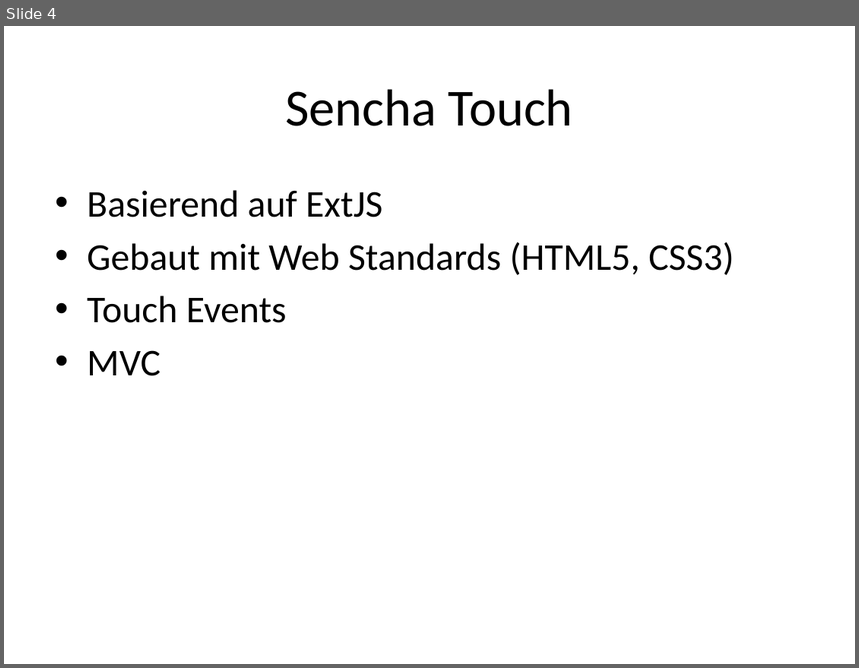
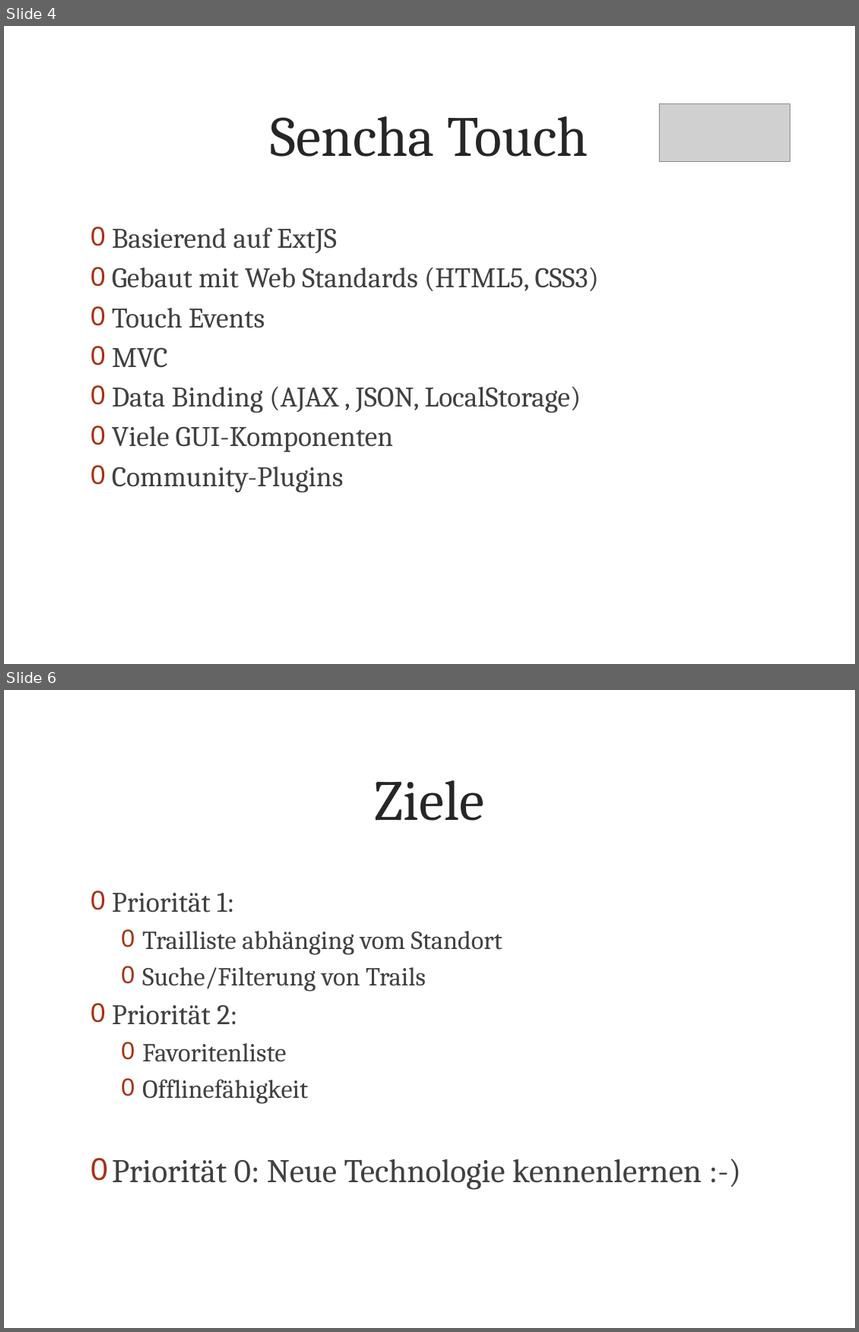
Before and after one commit to metaodi/TrailDevilsXPl-2, a slide deck: _DOCUMENTATION/Presentation/Praesentation-Traildevils-XPl2.pptx. Shown one above the other, each under a label of ours: slide 4 before the commit, slides 4 and 6 after it; the slides between them are not shown. The pictures are 859x668 and 859x1332 pixels, drawn with LibreOffice and Linux fonts; fonts in the diff are those of the drawing; grey boxes stand for pictures; background and template pictures are left out. Boxes give left, top, right and bottom in pixels: in the first picture for what was removed or moved away, otherwise in the second. Text is boxed around its words. In the diff, an @@ line names an element or a change of style, - is before the commit and + after.

```diff
--- a/_DOCUMENTATION/Presentation/Praesentation-Traildevils-XPl2.pptx
+++ b/_DOCUMENTATION/Presentation/Praesentation-Traildevils-XPl2.pptx
@@ slide 6 added at (4,690,855,1328), background picture (left out) @@
@@ title added at (375,780,485,821), 48 pt, text #262626 @@
+Ziele
@@ text added at (112,893,702,1190), 22 pt, text #404040 @@
+0 Priorität 1:
+  0 Trailliste abhänging vom Standort
+  0 Suche/Filterung von Trails
+0 Priorität 2:
+  0 Favoritenliste
+  0 Offlinefähigkeit
+0 Priorität 0: Neue Technologie kennenlernen :-)
@@ slide 4 changed as well @@
@@ title "Sencha Touch": place and size @@
-title "Sencha Touch" at (285,89,573,126)
+title "Sencha Touch" at (271,116,588,157)
@@ title "Sencha Touch" at (271,116,588,157): size 44 to 48 pt, font Calibri to Cambria, text colour #000000 to #262626 @@
@@ picture added at (659,104,790,162) @@
@@ text "Basierend auf ExtJS": place and size @@
-text "Basierend auf ExtJS" at (87,190,734,376)
+text "Basierend auf ExtJS" at (112,227,599,493)
@@ text at (112,227,599,368): size 32 to 24 pt, font Calibri to Cambria, text colour #000000 to #404040 in "Basierend auf ExtJS", "Gebaut mit Web Standards (HTML5, CSS3)", "Touch Events", "MVC"; bullet • to 0; less space between paragraphs @@
@@ text at (112,386,582,493): paragraphs added @@
+0 Data Binding (AJAX , JSON, LocalStorage)
+0 Viele GUI-Komponenten
+0 Community-Plugins
```
Also in this commit, not shown: 7 other slides changed, 2 other slides added.
